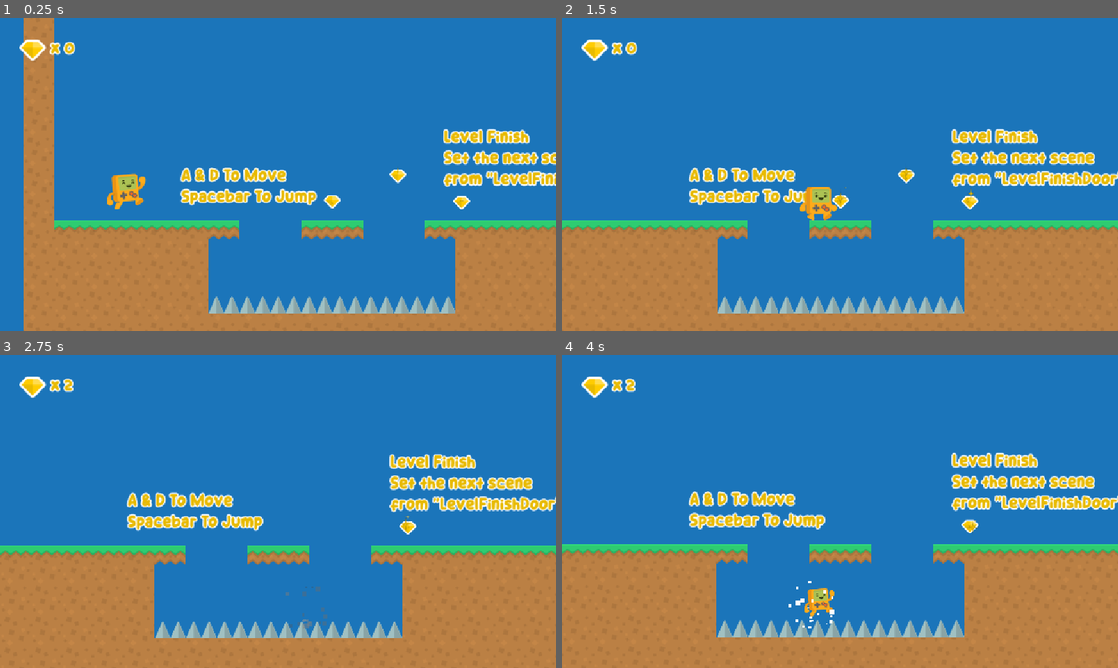
Above: before the commit, frames 1-4 (two rows, left to right).
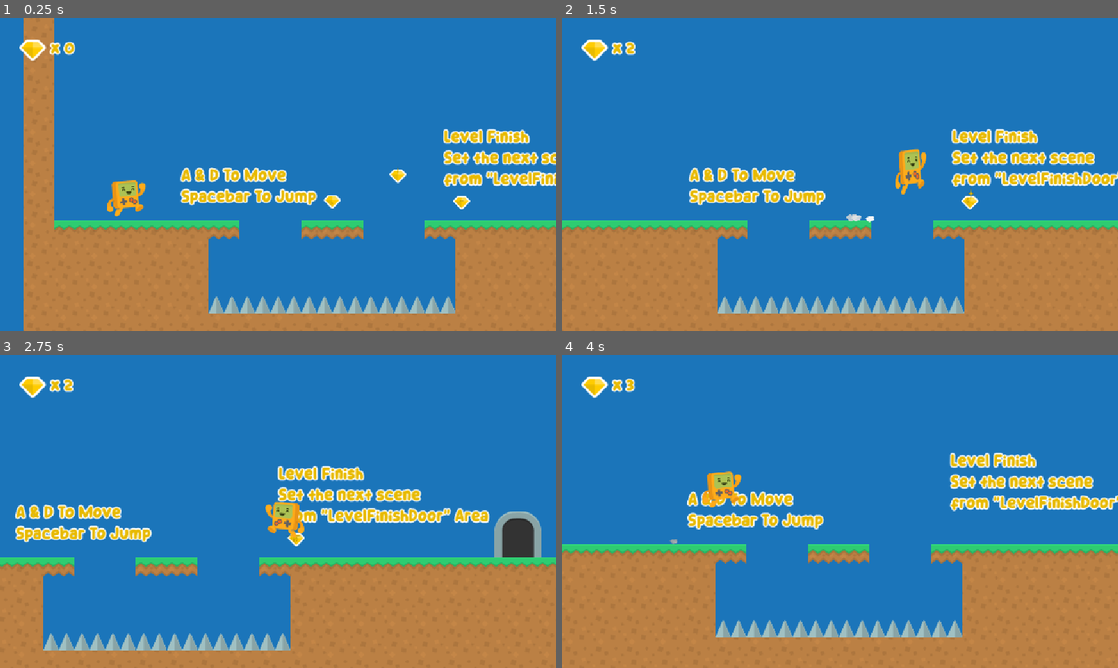
Above: after the commit, the same moments.

Repository: J-Graham22/Pepere-s-Bread
Game: Godot game, scene res://Scenes/Levels/Level_01.tscn
Same seed, same stepped clock (60 frames per second), same inputs: the game is played once before the commit and once after it.
Inputs:
- Up to frame 1 (0.25 s): no input
- Up to frame 2 (1.5 s): hold Shift (Run, bound only after the commit) 0.53-1.28 s; hold D (Right) from 0.53 s (still down); tap Space (Jump) at 0.77, 0.8, 1.07, 1.35 s
- Up to frame 3 (2.75 s): tap Space (Jump) at 1.52, 1.82, 2.3 s; tap Shift (Run, bound only after the commit) at 1.55 s; release D (Right) at 2.03 s; hold A (Left) from 2.03 s (still down); hold Shift (Run, bound only after the commit) from 2.03 s (still down)
- Up to frame 4 (4 s): release A (Left) at 2.78 s; release Shift (Run, bound only after the commit) at 2.78 s; hold D (Right) from 2.78 s (still down); tap Shift (Run, bound only after the commit) at 2.85 s; tap Space (Jump) at 3.02, 3.32, 3.6, 3.77 s

The runs differ from the first frame. In frame 1, 0.5% of the frame differs, in the area x 19-27%, y 49-64%; in frame 2, 1.3%; in frame 3, 27%, in the area x 0-100%, y 31-95%; in frame 4, 6.0%.

Commit message:
improved movement

Diff:
--- a/Scripts/player.gd
+++ b/Scripts/player.gd
@@ -2,17 +2,24 @@
 
 # --------- VARIABLES ---------- #
 
-@export_category("Player Properties") # You can tweak these changes according to your likings
-@export var move_speed : float = 400
-@export var jump_force : float = 600
-@export var gravity : float = 30
-@export var max_jump_count : int = 2
-var jump_count : int = 2
+@export_category("Player Properties")
 
-@export_category("Toggle Functions") # Double jump feature is disable by default (Can be toggled from inspector)
-@export var double_jump : = false
+@export var max_speed : float = 400
+@export var acceleration : float = 1300
+@export var max_run_speed: float = 800
+@export var run_acceleration: float = 2000
 
-var is_grounded : bool = false
+@export var friction : float = 1300
+@export var air_control : float = 0.7
+
+@export var jump_force : float = 800
+@export var gravity : float = 1600
+@export var fall_gravity : float = 2200
+@export var jump_cut_multiplier : float = 0.4
+
+@export var coyote_time : float = 0.1
+
+var coyote_timer : float = 0.0
 
 @onready var player_sprite = $AnimatedSprite2D
 @onready var spawn_point = %SpawnPoint
@@ -21,50 +28,72 @@
 
 # --------- BUILT-IN FUNCTIONS ---------- #
 
-func _process(_delta):
-	# Calling functions
-	movement()
+func _physics_process(delta):
+	apply_gravity(delta)
+	handle_horizontal_movement(delta)
+	handle_jumping()
+	move_and_slide()
+
 	player_animations()
 	flip_player()
 
-# --------- CUSTOM FUNCTIONS ---------- #
+# --------- MOVEMENT ---------- #
 
-# <-- Player Movement Code -->
-func movement():
-	# Gravity
-	if !is_on_floor():
-		velocity.y += gravity
-	elif is_on_floor():
-		jump_count = max_jump_count
+func apply_gravity(delta):
+	if is_on_floor():
+		coyote_timer = coyote_time
+	else:
+		coyote_timer -= delta
 
-	handle_jumping()
+		if velocity.y < 0:
+			velocity.y += gravity * delta
+		else:
+			velocity.y += fall_gravity * delta
 
-	# Move Player
-	var inputAxis = Input.get_axis("Left", "Right")
-	velocity = Vector2(inputAxis * move_speed, velocity.y)
-	move_and_slide()
+func handle_horizontal_movement(delta):
+	var input_axis = Input.get_axis("Left", "Right")
 
-# Handles jumping functionality (double jump or single jump, can be toggled from inspector)
+	if input_axis != 0:
+		var accel = run_acceleration if Input.is_action_pressed("Run") else acceleration
+		var max_sp = max_run_speed if Input.is_action_pressed("Run") else max_speed
+
+		if !is_on_floor():
+			accel *= air_control
+
+		velocity.x = move_toward(
+			velocity.x,
+			input_axis * max_sp,
+			accel * delta
+		)
+
+	else:
+		if is_on_floor():
+			velocity.x = move_toward(
+				velocity.x,
+				0,
+				friction * delta
+			)
+
 func handle_jumping():
-	if Input.is_action_just_pressed("Jump"):
-		if is_on_floor() and !double_jump:
-			jump()
-		elif double_jump and jump_count > 0:
-			jump()
-			jump_count -= 1
+	if Input.is_action_just_pressed("Jump") and coyote_timer > 0:
+		jump()
 
-# Player jump
+	if Input.is_action_just_released("Jump") and velocity.y < 0:
+		velocity.y *= jump_cut_multiplier
+
 func jump():
+	coyote_timer = 0
 	jump_tween()
 	AudioManager.jump_sfx.play()
 	velocity.y = -jump_force
 
-# Handle Player Animations
+# --------- ANIMATIONS ---------- #
+
 func player_animations():
 	particle_trails.emitting = false
 
 	if is_on_floor():
-		if abs(velocity.x) > 0:
+		if abs(velocity.x) > 20:
 			particle_trails.emitting = true
 			player_sprite.play("Walk", 1.5)
 		else:
@@ -72,14 +101,19 @@
 	else:
 		player_sprite.play("Jump")
 
-# Flip player sprite based on X velocity
 func flip_player():
 	if velocity.x < 0:
 		player_sprite.flip_h = true
 	elif velocity.x > 0:
 		player_sprite.flip_h = false
 
-# Tween Animations
+# --------- TWEENS ---------- #
+
+func jump_tween():
+	var tween = create_tween()
+	tween.tween_property(self, "scale", Vector2(0.7, 1.4), 0.1)
+	tween.tween_property(self, "scale", Vector2.ONE, 0.1)
+
 func death_tween():
 	var tween = create_tween()
 	tween.tween_property(self, "scale", Vector2.ZERO, 0.15)
@@ -91,19 +125,12 @@
 
 func respawn_tween():
 	var tween = create_tween()
-	tween.stop(); tween.play()
 	tween.tween_property(self, "scale", Vector2.ONE, 0.15)
-
-func jump_tween():
-	var tween = create_tween()
-	tween.tween_property(self, "scale", Vector2(0.7, 1.4), 0.1)
-	tween.tween_property(self, "scale", Vector2.ONE, 0.1)
 
 # --------- SIGNALS ---------- #
 
-# Reset the player's position to the current level spawn point if collided with any trap
-func _on_collision_body_entered(_body):
-	if _body.is_in_group("Traps"):
+func _on_collision_body_entered(body):
+	if body.is_in_group("Traps"):
 		AudioManager.death_sfx.play()
 		death_particles.emitting = true
 		death_tween()
--- a/project.godot
+++ b/project.godot
@@ -54,6 +54,11 @@
 "events": [Object(InputEventKey,"resource_local_to_scene":false,"resource_name":"","device":-1,"window_id":0,"alt_press …(191 unchanged characters)…
 ]
 }
+Run={
+"deadzone": 0.2,
+"events": [Object(InputEventKey,"resource_local_to_scene":false,"resource_name":"","device":0,"window_id":0,"alt_pressed":false,"shift_pressed":false,"ctrl_pressed":false,"meta_pressed":false,"pressed":false,"keycode":0,"physical_keycode":4194325,"key_label":0,"unicode":0,"location":0,"echo":false,"script":null)
+]
+}
 
 [rendering]
 
